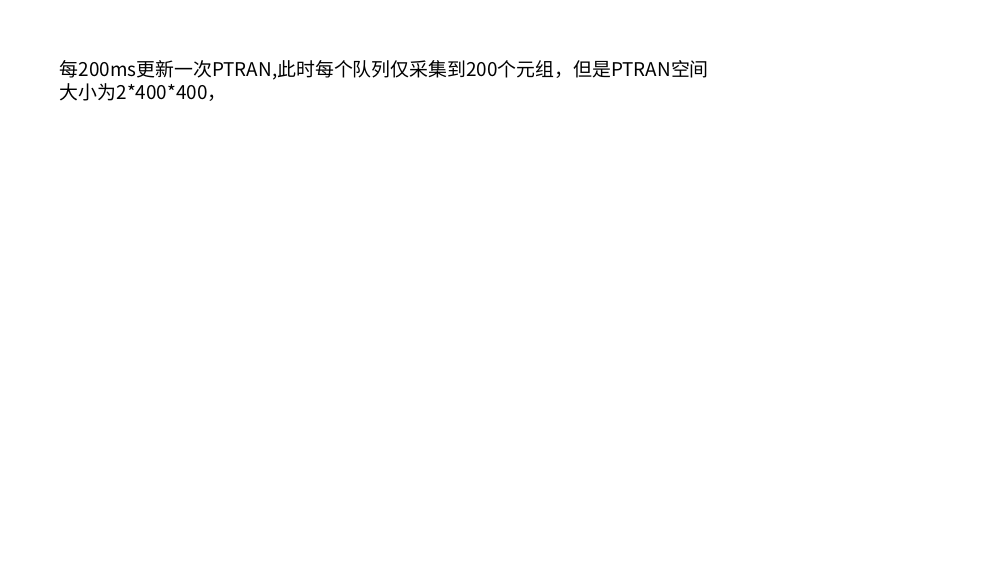
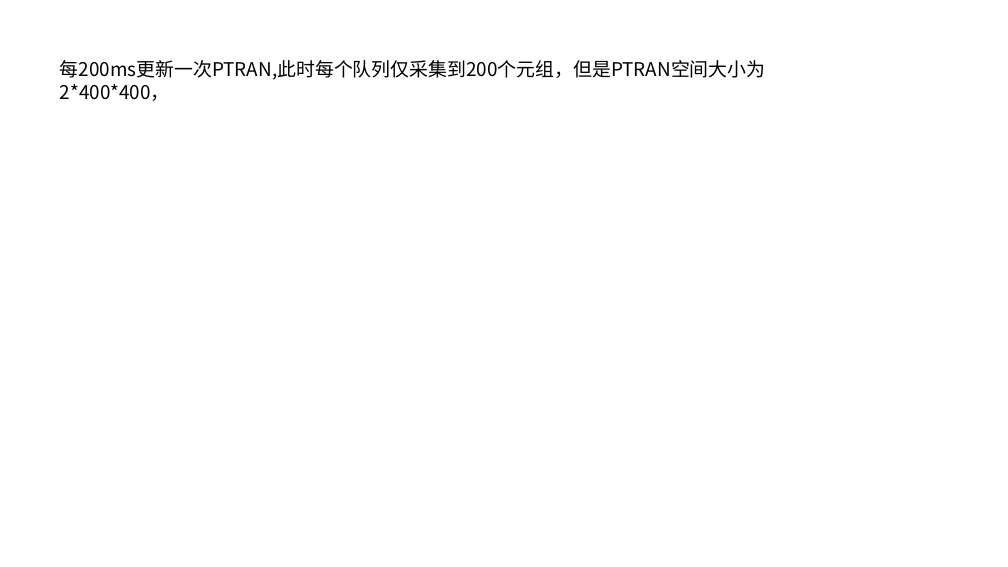
Before and after one commit to JinPeng-Zhang/RMAB, a slide deck: slide 10 of PPT/ECN-WI - 副本.pptx. Drawn at 1008x567 pixels with LibreOffice and Linux fonts; fonts in the diff are those of the drawing. Boxes give left, top, right and bottom in pixels: in the first picture for what was removed or moved away, otherwise in the second. Text is boxed around its words. In the diff, an @@ line names an element or a change of style, - is before the commit and + after.

```diff
--- a/PPT/ECN-WI - 副本.pptx
+++ b/PPT/ECN-WI - 副本.pptx
@@ text "每200ms更新一次PTRAN,此时每个队列仅采集到200个元组，但是PTRAN空间大小为2*400*400，" rewrapped from [60, 60, 709, 101] to [60, 60, 766, 101] @@
```
Also in this commit, not shown: 1 other slide changed, 17 slides added, 3 other files.
